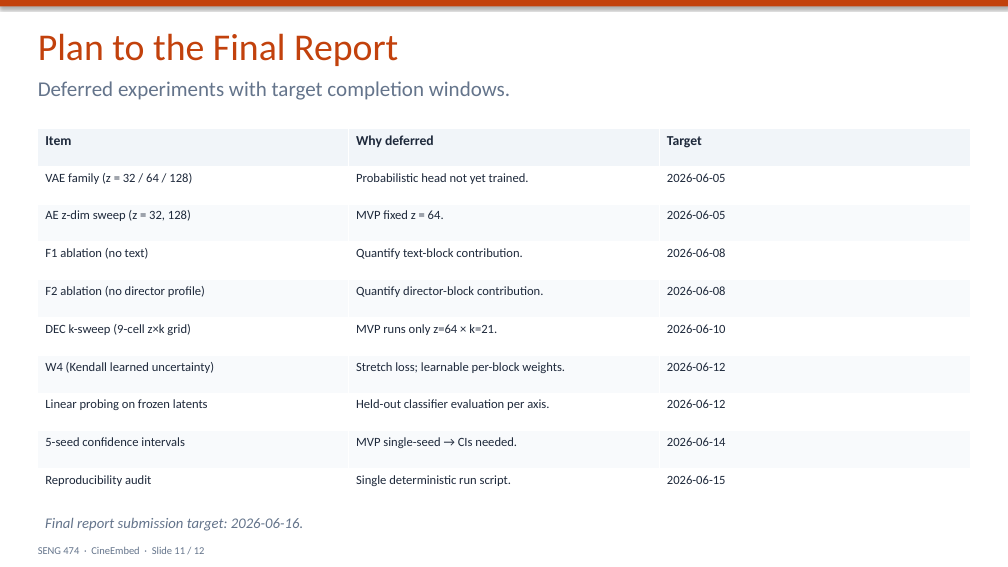
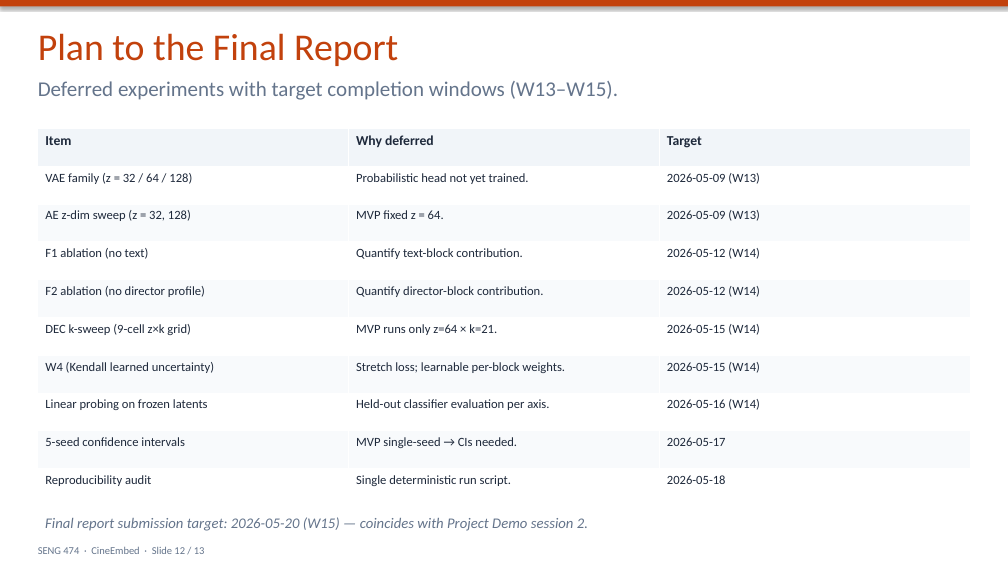
Before and after one commit to barandincoguz/CineEmbed-, a slide deck: slide 12 of docs/presentation/intermediate-progress-presentation.pptx (slide 11 before the commit). Drawn at 1008x567 pixels with LibreOffice and Linux fonts; fonts in the diff are those of the drawing. Boxes give left, top, right and bottom in pixels: in the first picture for what was removed or moved away, otherwise in the second. Text is boxed around its words. In the diff, an @@ line names an element or a change of style, - is before the commit and + after.

```diff
--- a/docs/presentation/intermediate-progress-presentation.pptx
+++ b/docs/presentation/intermediate-progress-presentation.pptx
@@ text at [38,81,618,100]: text changed @@
-Deferred experiments with target completion windows.
+Deferred experiments with target completion windows (W13–W15).
@@ table at [38,129,970,507] @@
-row 2, column 3: 2026-06-05
+row 2, column 3: 2026-05-09 (W13)
-row 3, column 3: 2026-06-05
+row 3, column 3: 2026-05-09 (W13)
-row 4, column 3: 2026-06-08
+row 4, column 3: 2026-05-12 (W14)
-row 5, column 3: 2026-06-08
+row 5, column 3: 2026-05-12 (W14)
-row 6, column 3: 2026-06-10
+row 6, column 3: 2026-05-15 (W14)
-row 7, column 3: 2026-06-12
+row 7, column 3: 2026-05-15 (W14)
-row 8, column 3: 2026-06-12
+row 8, column 3: 2026-05-16 (W14)
-row 9, column 3: 2026-06-14
+row 9, column 3: 2026-05-17
-row 10, column 3: 2026-06-15
+row 10, column 3: 2026-05-18
@@ text at [45,517,588,531]: text changed @@
-Final report submission target: 2026-06-16.
+Final report submission target: 2026-05-20 (W15) — coincides with Project Demo session 2.
@@ text at [38,546,205,554]: text changed @@
-SENG 474 · CineEmbed · Slide 11 / 12
+SENG 474 · CineEmbed · Slide 12 / 13
```
Also in this commit, not shown: 11 other slides changed, 1 slide added, 3 other files.
